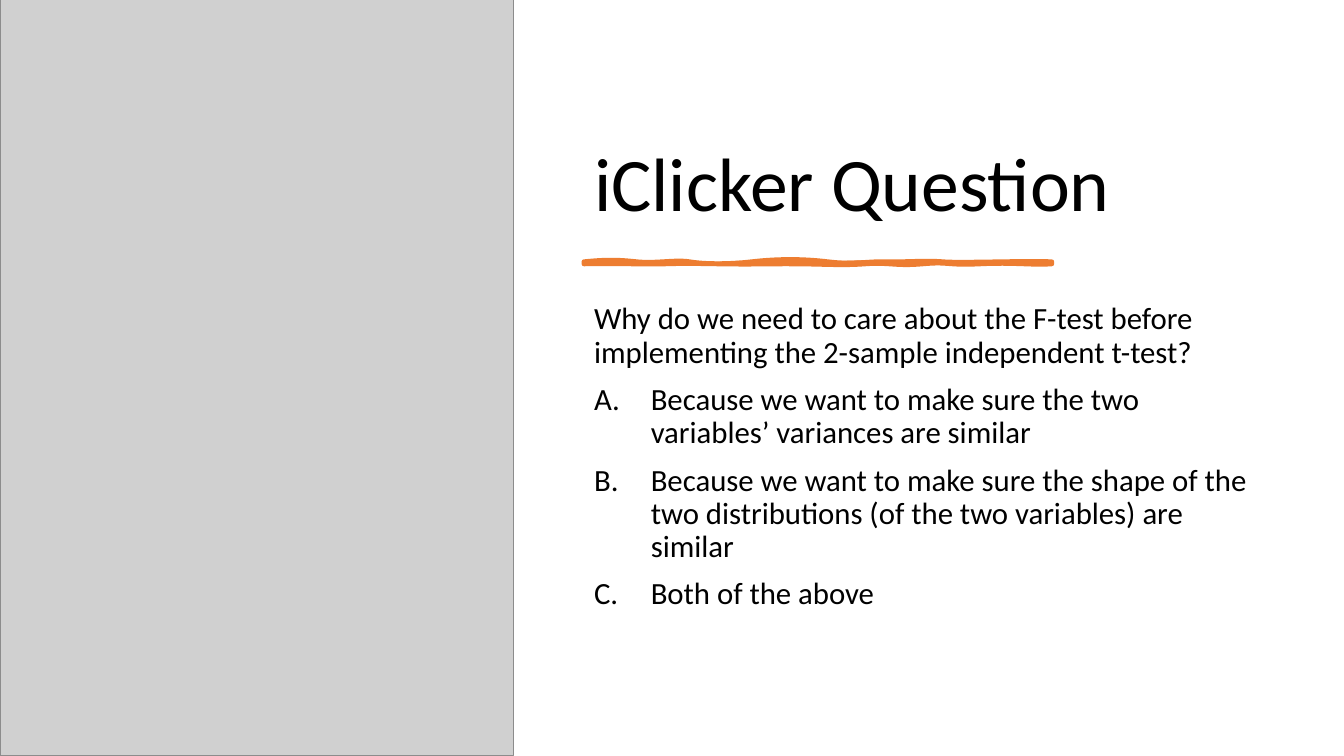
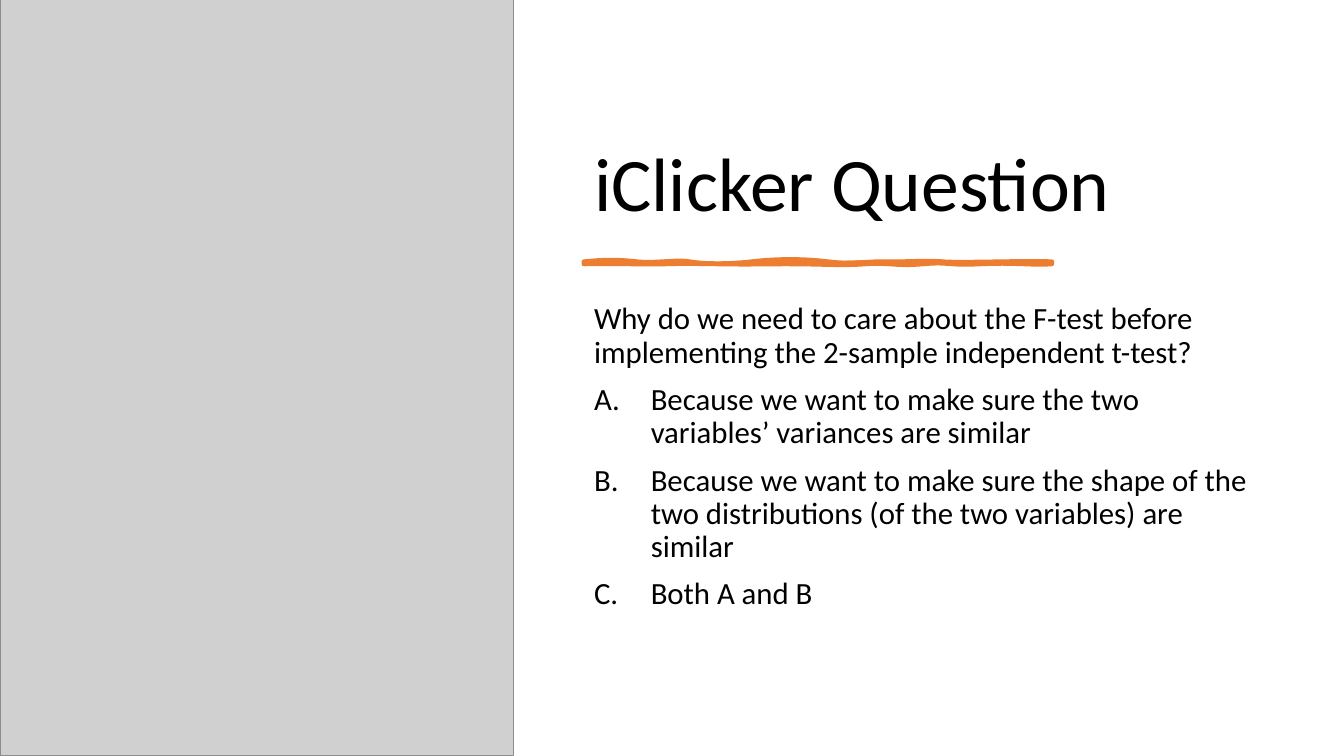
Before and after one commit to mikenguyen13/mar4050, a slide deck: slide 3 of lectures/11/1_Correlation.pptx. Drawn at 1344x756 pixels with LibreOffice and Linux fonts; fonts in the diff are those of the drawing; grey boxes stand for pictures. Boxes give left, top, right and bottom in pixels: in the first picture for what was removed or moved away, otherwise in the second. Text is boxed around its words. In the diff, an @@ line names an element or a change of style, - is before the commit and + after.

```diff
--- a/lectures/11/1_Correlation.pptx
+++ b/lectures/11/1_Correlation.pptx
@@ text at <box>651,582,813,605</box>: text changed @@
-C. Both of the above
+C. Both A and B
```
Also in this commit, not shown: 17 slides added, 4 slides removed, 21 other files.
